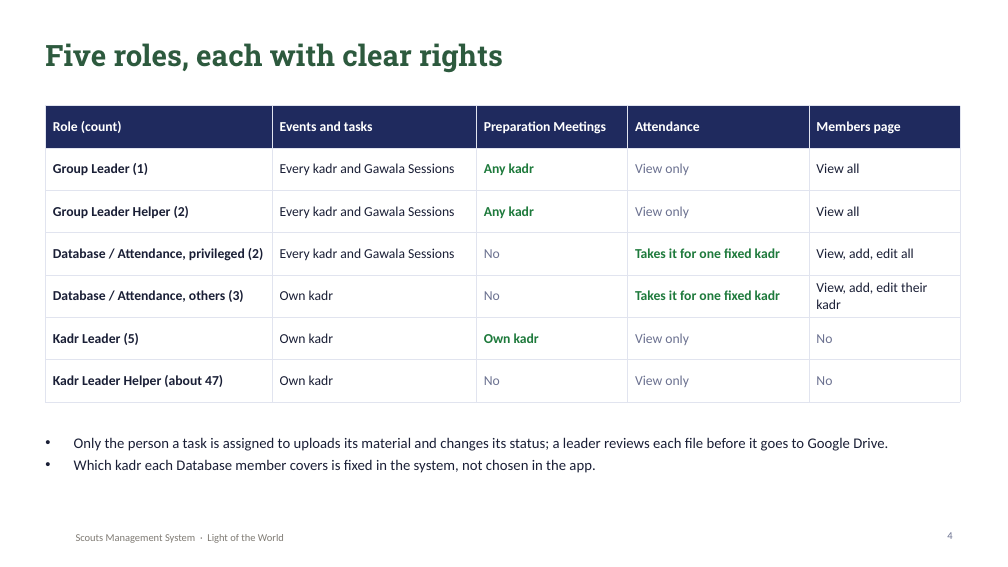
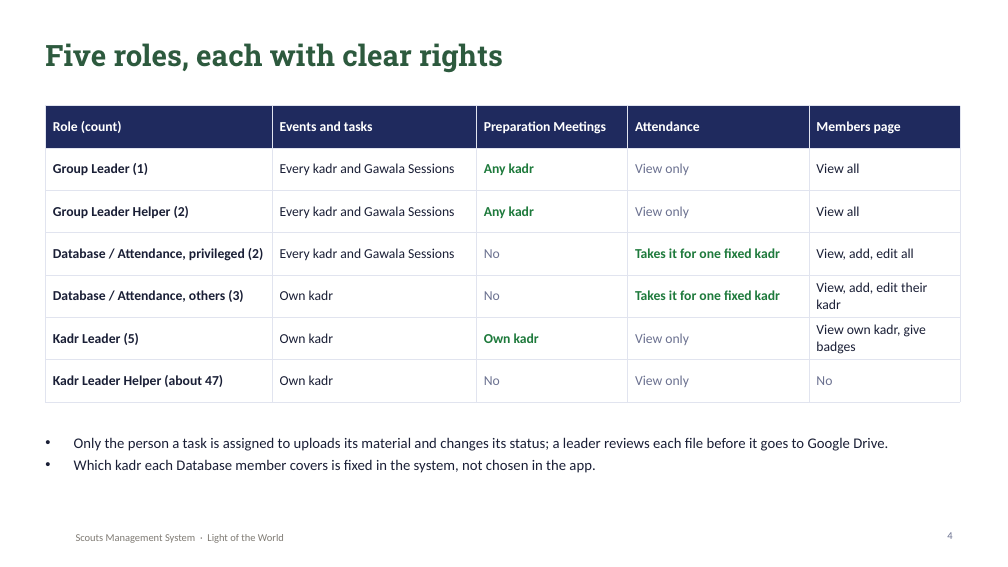
Before and after one commit to SamuelAtef123/Scouts-Management-System-Web-App, a slide deck: slide 4 of docs/Scouts-Project-Presentation.pptx. Drawn at 1008x567 pixels with LibreOffice and Linux fonts; fonts in the diff are those of the drawing; background and template pictures are left out. Boxes give left, top, right and bottom in pixels: in the first picture for what was removed or moved away, otherwise in the second. Text is boxed around its words. In the diff, an @@ line names an element or a change of style, - is before the commit and + after.

Commit message:
Add scout badges
- The Group Leader and Helpers can give any member a badge, and a Kadr
  Leader can give one to members of their own kadr: a short word (with
  suggestions) and an optional reason. Nobody can give themselves one.
- Badges are shiny pills with a badge icon, shown on the member's Profile
  (My badges) and in their member details, with a count in the Members
  list. The member is emailed (can be switched off on the Profile).
- Whoever gave a badge, or the Group Leader and Helpers, can remove it.
- Kadr Leaders now see a view-only Members page for their own kadr, where
  they give badges; Kadr Leader Helpers still have none.
- English and Arabic; README, report and presentation updated.

```diff
--- a/docs/Scouts-Project-Presentation.pptx
+++ b/docs/Scouts-Project-Presentation.pptx
@@ table at (45, 106, 960, 391) @@
-row 6, column 5: No
+row 6, column 5: View own kadr, give badges
```
Also in this commit, not shown: 3 other slides changed, 16 other files.
